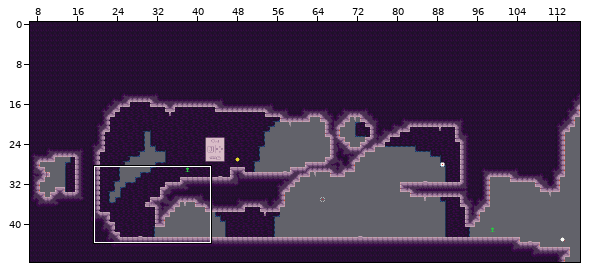
One commit to this Tiled map: mapping_tools/tilemaps/intro2.tmx. The first picture is a wide view before the edit; the outline marks the close-up.
Close-up. Before the commit:
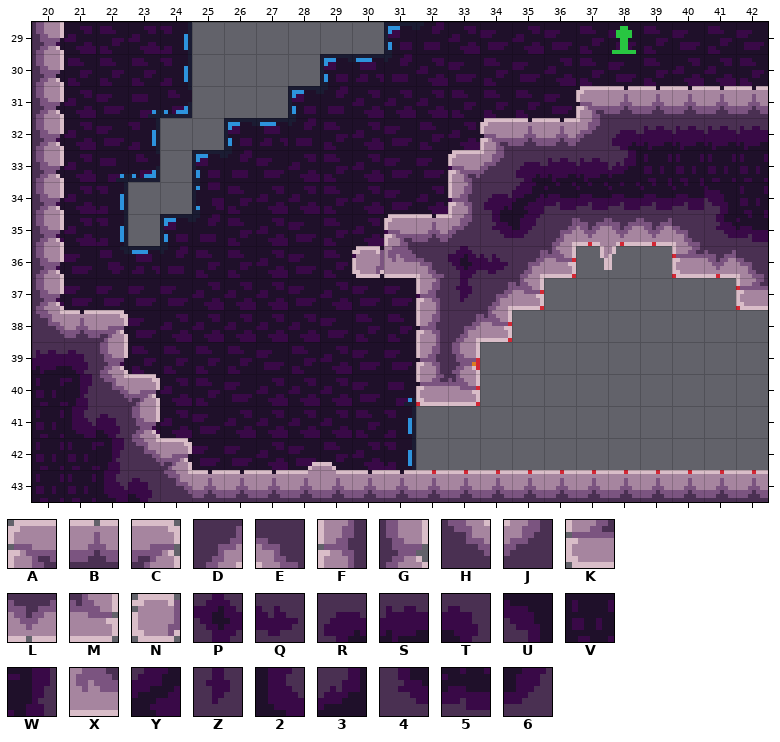
Cells are 8x8 px. Shown: x 20..42, y 29..43.
Key: from "stone": A 0, B 1, C 2, D 3, E 4, F 13, G 15, H 16, J 17, K 26, L 27, M 28, N 29, P 46, Q 48, R 49, S 50, T 51, U 61, V 63, W 64, X 66, Y 71, Z 72, 2 73, 3 74, 4 75, 5 76, 6 77.
_ is an empty cell.
Layers that did not change in this view are not listed.
Layer "map" before, first column x 20:
29 G______________________
30 G______________________
31 G________________ABBBBB
32 G_____________ABBJRSSSS
33 G____________AJRSS3VVVV
34 G____________FRY55555UV
35 G__________ABJ46DLLLE45
36 G_________NXEPQDM___KLE
37 G___________FZDM______K
38 HBC_________FDM________
39 STG_________FG_________
40 VWHC________KM_________
41 V2TG___________________
42 VVWHC__________________
43 VV2THBBBBBBBBBBBBBBBBBB
And afterwards:
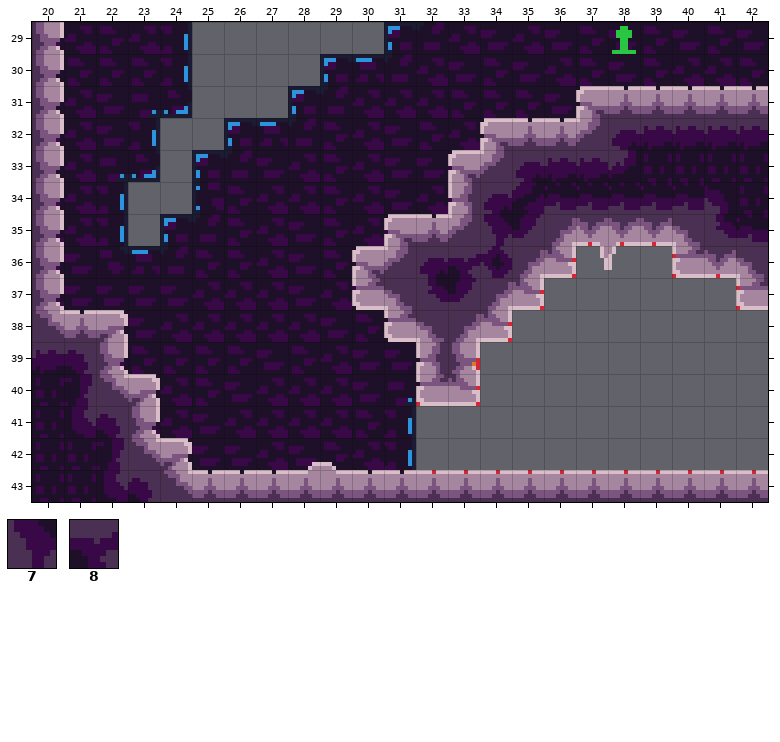
Further tiles: from "stone": 7 9, 8 11.
What changed:
{"where": "layer \"map\""}
{"y":35,"x":34,"old":"4","new":"7"}
{"y":36,"x":30,"old":"NXEPQ","new":"AJR8P"}
{"y":37,"x":30,"old":"__FZ","new":"KE46"}
{"y":38,"x":31,"old":"_F","new":"KE"}
